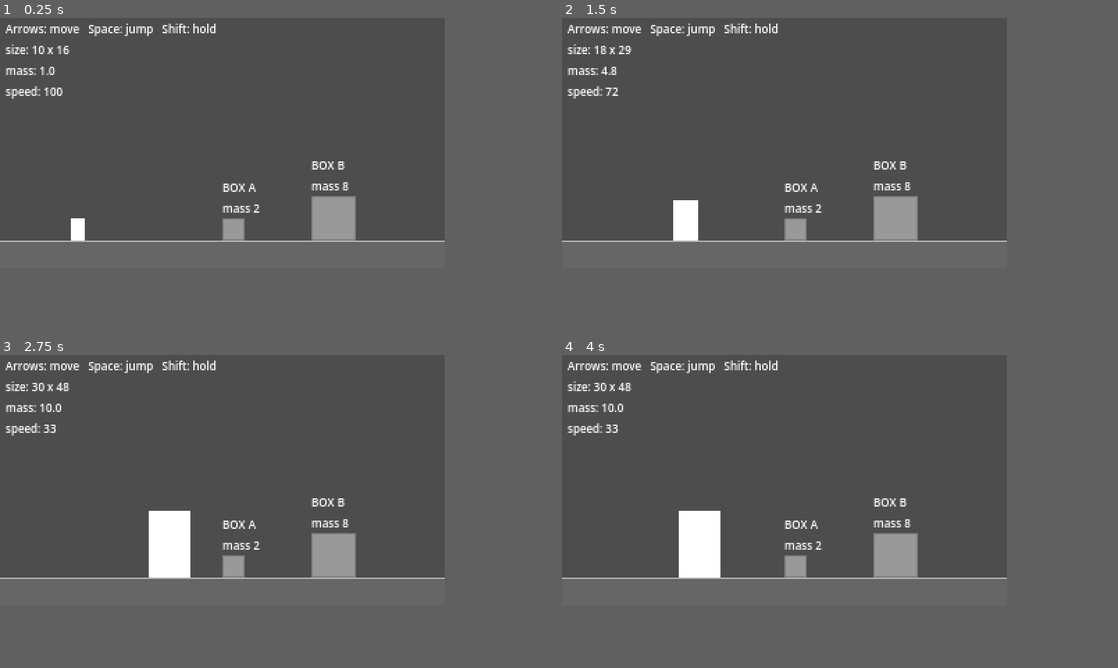
Above: before the commit, frames 1-4 (two rows, left to right).
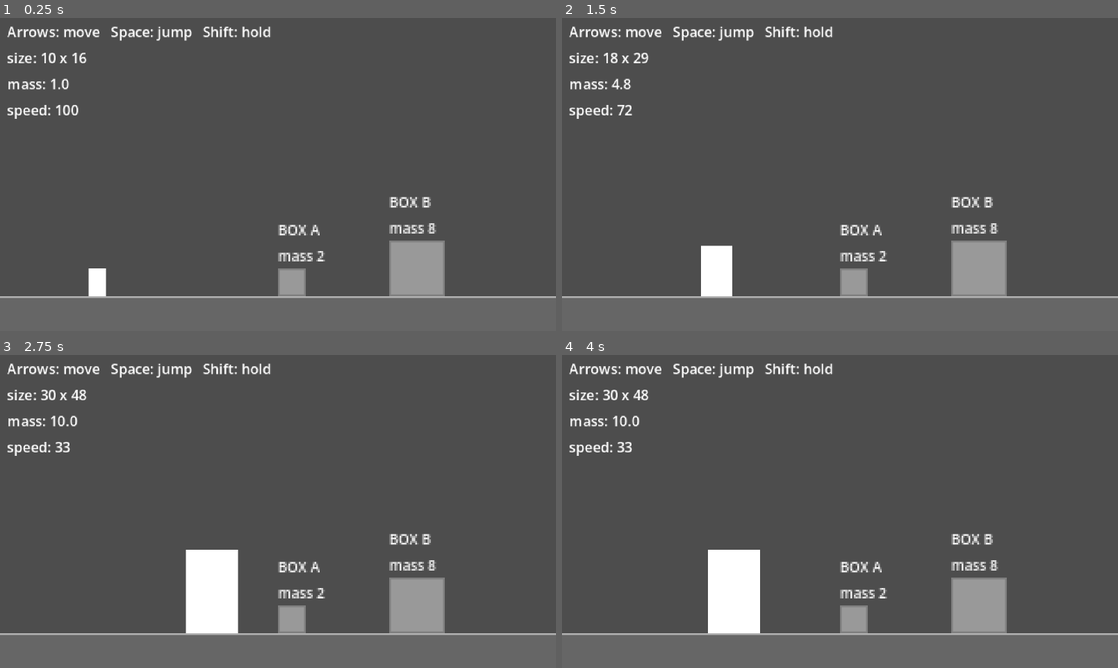
Above: after the commit, the same moments.

Repository: evalfoo/game-off-2026
Game: Godot game, scene res://game/main.tscn
Same seed, same stepped clock (60 frames per second), same inputs: the game is played once before the commit and once after it.
Inputs (mouse positions are in pixels of both pictures, inside the frame that each line leads up to):
- Up to frame 1 (0.25 s): no input
- Up to frame 2 (1.5 s): tap Enter (ui_accept) at 0.5, 0.77 s; move the mouse to (884, 130) at 0.52 s; hold Right (ui_right) 0.53-1.25 s; hold Shift 0.53-1.25 s; click (884, 130) at 0.67 s; drag from (695, 155) to (762, 193) at 1.27 s
- Up to frame 3 (2.75 s): tap Enter (ui_accept) at 2 s; move the mouse to (266, 423) at 2.02 s; hold Right (ui_right) from 2.03 s (still down); hold Shift from 2.03 s (still down)
- Up to frame 4 (4 s): release Right (ui_right) at 2.75 s; release Shift at 2.75 s; drag from (762, 530) to (650, 442) at 2.77 s; tap Enter (ui_accept) at 3.5, 3.77 s; move the mouse to (917, 517) at 3.52 s; hold Left (ui_left) from 3.53 s (still down); hold Shift from 3.53 s (still down)
In our replay, the window is 640x360 before the commit and 800x450 after it. These sizes can differ from the game's own. Grey fills any space a smaller window leaves; there, only what the larger window draws over its background counts as a difference.

The runs differ from the first frame. In frame 1, 24% of the frame differs, in the area x 0-100%, y 1-100%; in frame 2, 25%; in frame 3, 27%; in frame 4, 27%.

Commit message:
feat(camera): the picture moves by fractions of a game pixel (#18)

Diff:
--- a/game/main.gd
+++ b/game/main.gd
@@ -7,6 +7,7 @@
 const Player := preload("res://game/player.gd")
 const Tiles := preload("res://game/tiles.gd")
 const Box := preload("res://game/box.gd")
+const PixelView := preload("res://game/pixel_view.gd")
 
 # The floor's top edge, at tile row 10 of the 320x180 view. The player starts
 # standing on it.
@@ -24,11 +25,14 @@
 var rng_seed := randi()
 
 var player: Player
+var view := PixelView.new()
 var readout := Label.new()
 
 
 func _ready() -> void:
-	add_child(Tiles.room(FLOOR_Y))
+	view.name = "View"
+	add_child(view)
+	view.world.add_child(Tiles.room(FLOOR_Y))
 
 	_add_box("BoxA", "BOX A", Vector2(168, FLOOR_Y - 8), preload("res://art/box_a.png"), 2.0)
 	_add_box("BoxB", "BOX B", Vector2(240, FLOOR_Y - 16), preload("res://art/box_b.png"), 8.0)
@@ -36,7 +40,7 @@
 	player = Player.new()
 	player.name = "Player"
 	player.position = Vector2(56, FLOOR_Y)
-	add_child(player)
+	view.world.add_child(player)
 
 	readout.name = "Readout"
 	readout.position = Vector2(4, 2)
@@ -71,7 +75,7 @@
 	label.add_theme_font_size_override("font_size", FONT_SIZE)
 	label.position = Vector2(-size.x / 2, -size.y / 2 - 28)
 	body.add_child(label)
-	add_child(body)
+	view.world.add_child(body)
 
 
 func _rect_shape(size: Vector2) -> CollisionShape2D:
--- /dev/null
+++ b/game/pixel_view.gd
@@ -0,0 +1,50 @@
+extends Node2D
+
+# Renders a room's world at 320x180 game pixels into its own image, with one
+# pixel to spare on each side, and draws that image at the window's scale,
+# shifted by the camera's leftover fraction of a game pixel. The world moves in
+# whole game pixels, so its art stays on the pixel grid, while the picture moves
+# in screen pixels: a quarter of a game pixel at 1280x720. So the slow end of
+# the camera's ease doesn't step a whole game pixel at a time.
+#
+# The window stretches its canvas to the screen (stretch/mode="canvas_items"),
+# so the image can sit between game pixels. A room adds its world, with its
+# camera, to `world`. What the room adds to itself after this node, such as its
+# readout, draws above the image and holds still while the camera moves.
+
+const VIEW := Vector2i(320, 180)
+
+var world := SubViewport.new()
+# Where the image's top-left corner sits, in game pixels: up to one pixel up
+# and left of the window's, at whole screen pixels.
+var _corner := -Vector2.ONE
+
+
+func _ready() -> void:
+	world.name = "World"
+	world.size = VIEW + Vector2i(2, 2)
+	# The camera sees the 320x180 view, as it would with the window's size.
+	world.size_2d_override = VIEW
+	# Unlike the window, a SubViewport doesn't take these from the project.
+	world.snap_2d_transforms_to_pixel = true
+	world.canvas_item_default_texture_filter = Viewport.DEFAULT_CANVAS_ITEM_TEXTURE_FILTER_NEAREST
+	world.render_target_update_mode = SubViewport.UPDATE_ALWAYS
+	add_child(world)
+
+
+# The camera sets the world's offset in its physics step, before this.
+func _process(_delta: float) -> void:
+	var offset := world.canvas_transform.origin
+	var rest := offset - offset.floor()
+	# The world renders at the whole pixels of the offset, one pixel in from
+	# the image's top-left corner, and the image moves by the rest. That goes
+	# in the draw call: the window snaps a node's position to whole game
+	# pixels.
+	world.global_canvas_transform = Transform2D(0.0, Vector2.ONE - rest)
+	var scale := get_viewport_transform().get_scale()
+	_corner = ((rest - Vector2.ONE) * scale).round() / scale
+	queue_redraw()
+
+
+func _draw() -> void:
+	draw_texture(world.get_texture(), _corner)
--- a/game/rooms/seesaw.gd
+++ b/game/rooms/seesaw.gd
@@ -7,6 +7,7 @@
 const Player := preload("res://game/player.gd")
 const Tiles := preload("res://game/tiles.gd")
 const Plank := preload("res://game/seesaw_plank.gd")
+const PixelView := preload("res://game/pixel_view.gd")
 
 # The floor's top edge, as in game/main.gd. The player starts standing on it.
 const FLOOR_Y := 160.0
@@ -21,11 +22,14 @@
 
 var player: Player
 var plank: Plank
+var view := PixelView.new()
 var readout := Label.new()
 
 
 func _ready() -> void:
-	add_child(Tiles.room(FLOOR_Y))
+	view.name = "View"
+	add_child(view)
+	view.world.add_child(Tiles.room(FLOOR_Y))
 
 	var pivot := StaticBody2D.new()
 	pivot.name = "Pivot"
@@ -37,7 +41,7 @@
 	var pivot_shape := CollisionPolygon2D.new()
 	pivot_shape.polygon = triangle.polygon
 	pivot.add_child(pivot_shape)
-	add_child(pivot)
+	view.world.add_child(pivot)
 
 	# Turns on the pivot's tip, between its ends resting on the floor on
 	# either side. Starts level; the weight turns its right end down.
@@ -63,12 +67,12 @@
 	weight_label.add_theme_font_size_override("font_size", FONT_SIZE)
 	weight_label.position = weight_at - WEIGHT_SIZE / 2 - Vector2(0, 28)
 	plank.add_child(weight_label)
-	add_child(plank)
+	view.world.add_child(plank)
 
 	player = Player.new()
 	player.name = "Player"
 	player.position = Vector2(43, FLOOR_Y)
-	add_child(player)
+	view.world.add_child(player)
 
 	readout.name = "Readout"
 	readout.position = Vector2(4, 2)
--- a/game/rooms/wide.gd
+++ b/game/rooms/wide.gd
@@ -8,6 +8,7 @@
 const Player := preload("res://game/player.gd")
 const Tiles := preload("res://game/tiles.gd")
 const PlayerCamera := preload("res://game/camera.gd")
+const PixelView := preload("res://game/pixel_view.gd")
 
 const COLUMNS := 60
 const ROWS := 18
@@ -22,18 +23,21 @@
 
 var player: Player
 var camera: PlayerCamera
+var view := PixelView.new()
 var readout := Label.new()
 
 
 func _ready() -> void:
+	view.name = "View"
+	add_child(view)
 	var tiles := Tiles.room(FLOOR_Y, COLUMNS, ROWS)
 	Tiles.platform(tiles, STEP_ROW, STEP_FIRST, STEP_LAST)
-	add_child(tiles)
+	view.world.add_child(tiles)
 
 	player = Player.new()
 	player.name = "Player"
 	player.position = Vector2(120, FLOOR_Y)
-	add_child(player)
+	view.world.add_child(player)
 
 	camera = PlayerCamera.new()
 	camera.name = "Camera"
@@ -42,7 +46,7 @@
 	camera.limit_top = 0
 	camera.limit_right = int(SIZE.x)
 	camera.limit_bottom = int(SIZE.y)
-	add_child(camera)
+	view.world.add_child(camera)
 
 	# On its own canvas layer, so it stays put while the view scrolls.
 	var hud := CanvasLayer.new()
--- a/project.godot
+++ b/project.godot
@@ -30,7 +30,7 @@
 window/size/viewport_height=180
 window/size/window_width_override=1280
 window/size/window_height_override=720
-window/stretch/mode="viewport"
+window/stretch/mode="canvas_items"
 window/stretch/scale_mode="integer"
 
 [physics]
--- a/tests/controls.gd
+++ b/tests/controls.gd
@@ -67,7 +67,7 @@
 func _jump_off_edge(frames: int) -> bool:
 	var game := Fixture.launch(root)
 	var player: CharacterBody2D = game.player
-	var box: CharacterBody2D = game.get_node("BoxB")
+	var box: CharacterBody2D = game.get_node("View/World/BoxB")
 	player.position = box.position + Vector2(0, -16)
 	await physics(10)
 	Events.hold_key(KEY_RIGHT, true)
--- a/tests/pause.gd
+++ b/tests/pause.gd
@@ -6,7 +6,7 @@
 
 func run() -> void:
 	var game := Fixture.launch(root)
-	var box: CharacterBody2D = game.get_node("BoxA")
+	var box: CharacterBody2D = game.get_node("View/World/BoxA")
 	var player: CharacterBody2D = game.player
 	player.position.x = box.position.x - 60
 	Events.hold_key(KEY_RIGHT, true)
--- /dev/null
+++ b/tests/pixel_view_native.gd
@@ -0,0 +1,74 @@
+extends "res://tests/lib/test.gd"
+
+# In a native window, game/pixel_view.gd moves the picture by the camera's
+# fraction of a game pixel in whole screen pixels, while the world's art keeps
+# whole game pixels, and its spare pixel on each side fills the window's edges.
+# A white 8 px square sits on a backdrop wider and taller than the view, and a
+# plain Camera2D is staged at quarter-pixel steps.
+
+const PixelView := preload("res://game/pixel_view.gd")
+const SQUARE := Rect2(100, 50, 8, 8)
+const BACKDROP := Color(0.0, 0.0, 1.0)
+
+var camera := Camera2D.new()
+
+
+func run() -> void:
+	var view := PixelView.new()
+	root.add_child(view)
+	var backdrop := ColorRect.new()
+	backdrop.position = Vector2(-20, -20)
+	backdrop.size = Vector2(360, 220)
+	backdrop.color = BACKDROP
+	view.world.add_child(backdrop)
+	var square := ColorRect.new()
+	square.position = SQUARE.position
+	square.size = SQUARE.size
+	view.world.add_child(square)
+	camera.position = Vector2(160, 90)
+	view.world.add_child(camera)
+	await frames(3)
+
+	var image := await _capture()
+	var scale := image.get_width() / 320
+	check(image.get_size() == Vector2i(1280, 720) and scale == 4,
+		"the window's picture is %s, %d screen pixels a game pixel" % [image.get_size(), scale])
+	var row := int(SQUARE.position.y + 4) * scale
+	var column := int(SQUARE.position.x + 4) * scale
+	for step: int in 5:
+		var x := 0.25 * step
+		camera.position = Vector2(160 + x, 90 - x)
+		image = await _capture()
+		var left := _first_white(image, row, true)
+		var top := _first_white(image, column, false)
+		var width := _first_not_white(image, row, left) - left
+		check(left == int(SQUARE.position.x) * scale - step and top == int(SQUARE.position.y) * scale + step,
+			"the camera %.2f px right and up moves the square %d screen px left and down: left %d, top %d" % [x, step, left, top])
+		check(width == int(SQUARE.size.x) * scale, "the square stays %d game pixels wide: %d screen px" % [SQUARE.size.x, width])
+		var corners := [Vector2i(0, 0), Vector2i(image.get_width() - 1, image.get_height() - 1)]
+		var filled := corners.all(func(p: Vector2i) -> bool: return image.get_pixelv(p).is_equal_approx(BACKDROP))
+		check(filled, "the window's corners show the world: %s, %s" % [image.get_pixelv(corners[0]), image.get_pixelv(corners[1])])
+
+
+func _capture() -> Image:
+	camera.force_update_scroll()
+	await process_frame
+	await RenderingServer.frame_post_draw
+	return root.get_texture().get_image()
+
+
+# The first white pixel along row `at` (or column, when `across` is false).
+func _first_white(image: Image, at: int, across: bool) -> int:
+	var length := image.get_width() if across else image.get_height()
+	for i: int in length:
+		var p := Vector2i(i, at) if across else Vector2i(at, i)
+		if image.get_pixelv(p).is_equal_approx(Color.WHITE):
+			return i
+	return -1
+
+
+func _first_not_white(image: Image, row: int, from: int) -> int:
+	for i: int in range(from, image.get_width()):
+		if not image.get_pixel(i, row).is_equal_approx(Color.WHITE):
+			return i
+	return image.get_width()
--- a/tests/push.gd
+++ b/tests/push.gd
@@ -14,8 +14,8 @@
 # Walks right into BOX B for 3 seconds and returns how far the box moved.
 func _push(big: bool) -> float:
 	var game := Fixture.launch(root)
-	game.get_node("BoxA").free()
-	var box: CharacterBody2D = game.get_node("BoxB")
+	game.get_node("View/World/BoxA").free()
+	var box: CharacterBody2D = game.get_node("View/World/BoxB")
 	var player: CharacterBody2D = game.player
 	player.position.x = box.position.x - 50
 	if big:
@@ -35,8 +35,8 @@
 # and returns how far BOX A moved.
 func _push_stack() -> float:
 	var game := Fixture.launch(root)
-	var box_a: CharacterBody2D = game.get_node("BoxA")
-	var box_b: CharacterBody2D = game.get_node("BoxB")
+	var box_a: CharacterBody2D = game.get_node("View/World/BoxA")
+	var box_b: CharacterBody2D = game.get_node("View/World/BoxB")
 	box_a.position.x = box_b.position.x - 16 - 8
 	var player: CharacterBody2D = game.player
 	player.position.x = box_a.position.x - 50
Not shown, added: game/pixel_view.gd.uid
